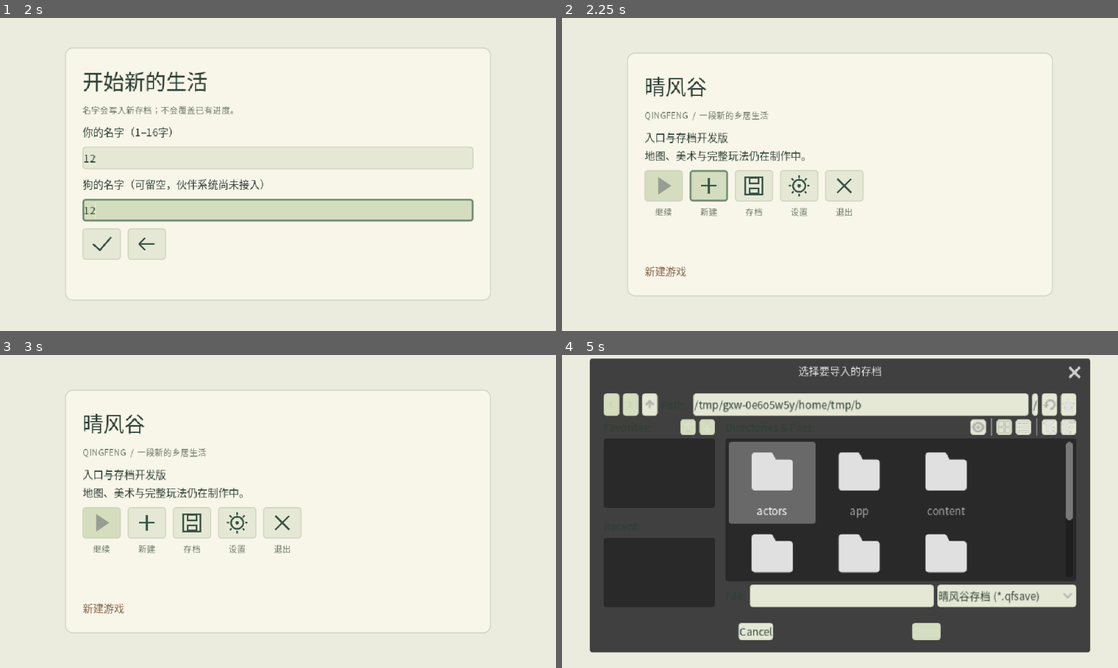
Above: before the commit, frames 1-4 (two rows, left to right).
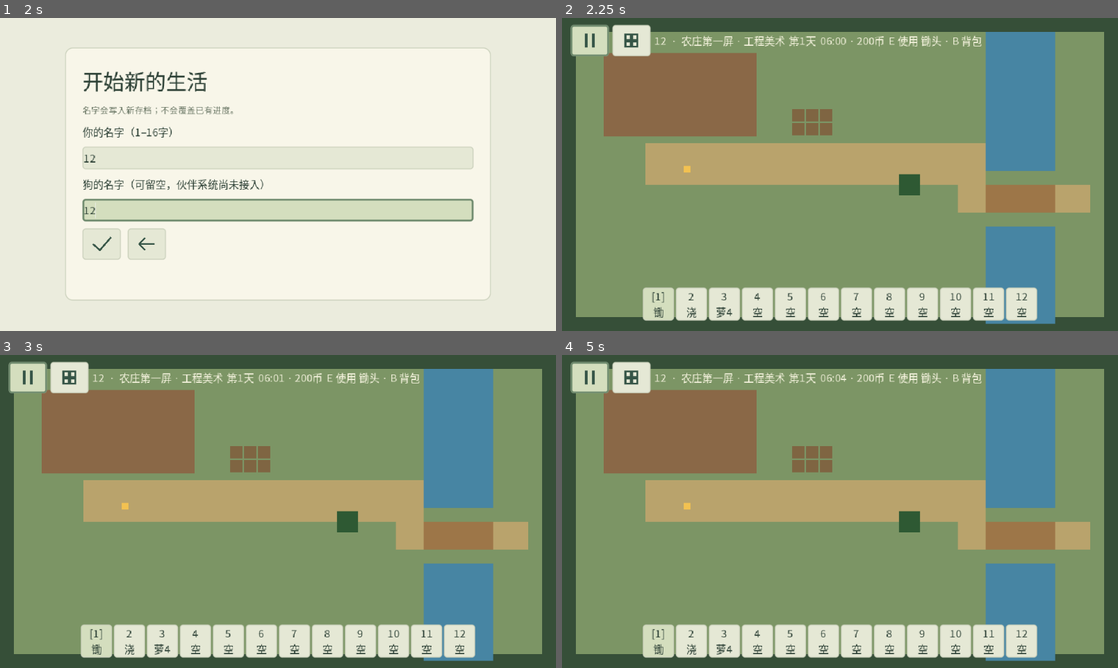
Above: after the commit, the same moments.

Repository: natefox2017/qingfeng
Game: Godot game, scene res://app/main.tscn
The game is run twice, just before and just after one commit, with the same random seed, the same clock (stepped at 60 frames per second) and the same inputs.
Inputs (mouse positions are in pixels of both pictures, inside the frame that each line leads up to):
- Up to frame 1 (2 s): click (144, 187) at 0.52 s; click (278, 158) at 1.27 s; type "12" at 1.35 s; click (278, 208) at 1.5 s; type "12" at 1.58 s
- Up to frame 2 (2.25 s): click (662, 243) at 2.02 s
- Up to frame 3 (3 s): click (27, 376) at 2.77 s
- Up to frame 4 (5 s): click (756, 524) at 3.52 s; click (662, 583) at 4.27 s

Frame 1 is identical in both runs. In frame 2, 94% of the frame differs, in the area x 0-100%, y 0-100%; in frame 3, 94%; in frame 4, 96%.

Commit message:
Validate resident WORLD anchor positions

Diff:
--- a/game/systems/resident_schedule.gd
+++ b/game/systems/resident_schedule.gd
@@ -100,10 +100,15 @@
 	return chosen.duplicate(true)
 
 func _valid_anchor_definition(value: Variant) -> bool:
-	if not (value is Dictionary) or value.size()!=2:
+	if not (value is Dictionary) or value.size()!=3:
 		return false
-	if not value.has("anchor_id") or not value.has("space_id"):
+	if not value.has("anchor_id") or not value.has("space_id") or not value.has("world_position_px"):
 		return false
+	if not (value.world_position_px is Dictionary) or value.world_position_px.size()!=2 or not value.world_position_px.has("x") or not value.world_position_px.has("y"):
+		return false
+	for axis: String in ["x","y"]:
+		if not (value.world_position_px[axis] is int or value.world_position_px[axis] is float) or not is_finite(float(value.world_position_px[axis])):
+			return false
 	return (
 		value.anchor_id is String
 		and not value.anchor_id.is_empty()
